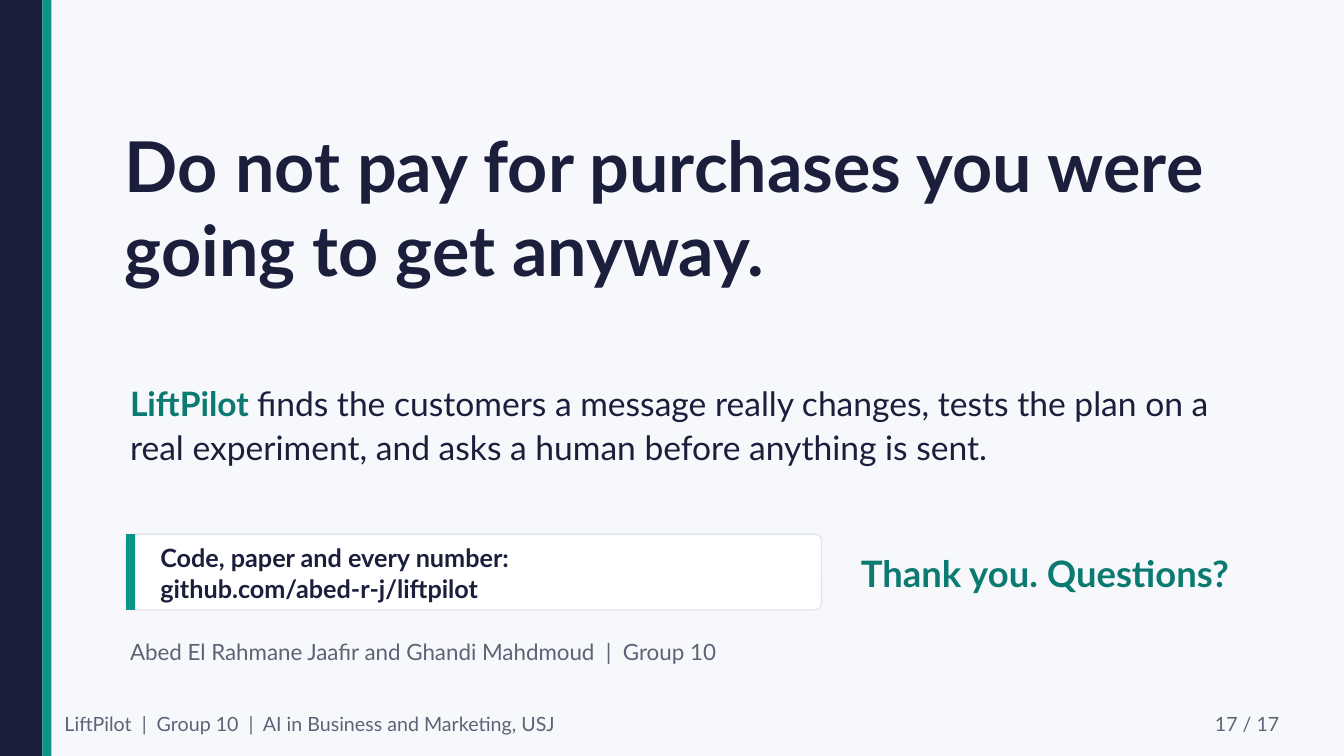
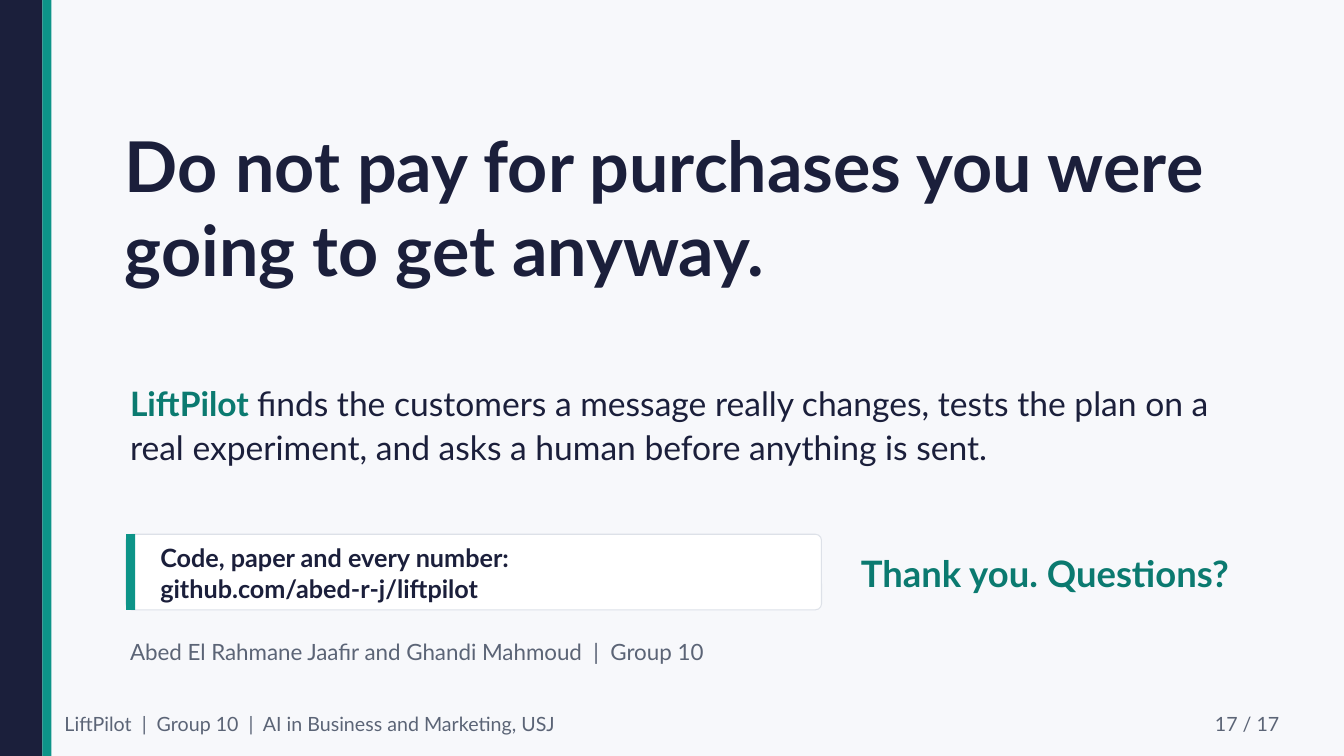
Before and after one commit to abed-r-j/liftpilot, a slide deck: slide 17 of docs/presentation/LiftPilot.pptx. Drawn at 1344x756 pixels with LibreOffice and Linux fonts; fonts in the diff are those of the drawing. Boxes give left, top, right and bottom in pixels: in the first picture for what was removed or moved away, otherwise in the second. Text is boxed around its words. In the diff, an @@ line names an element or a change of style, - is before the commit and + after.

```diff
--- a/docs/presentation/LiftPilot.pptx
+++ b/docs/presentation/LiftPilot.pptx
@@ text at (130, 643, 704, 664): text changed @@
-Abed El Rahmane Jaafir and Ghandi Mahdmoud | Group 10
+Abed El Rahmane Jaafir and Ghandi Mahmoud | Group 10
```
Also in this commit, not shown: 1 other slide changed, 10 other files.
